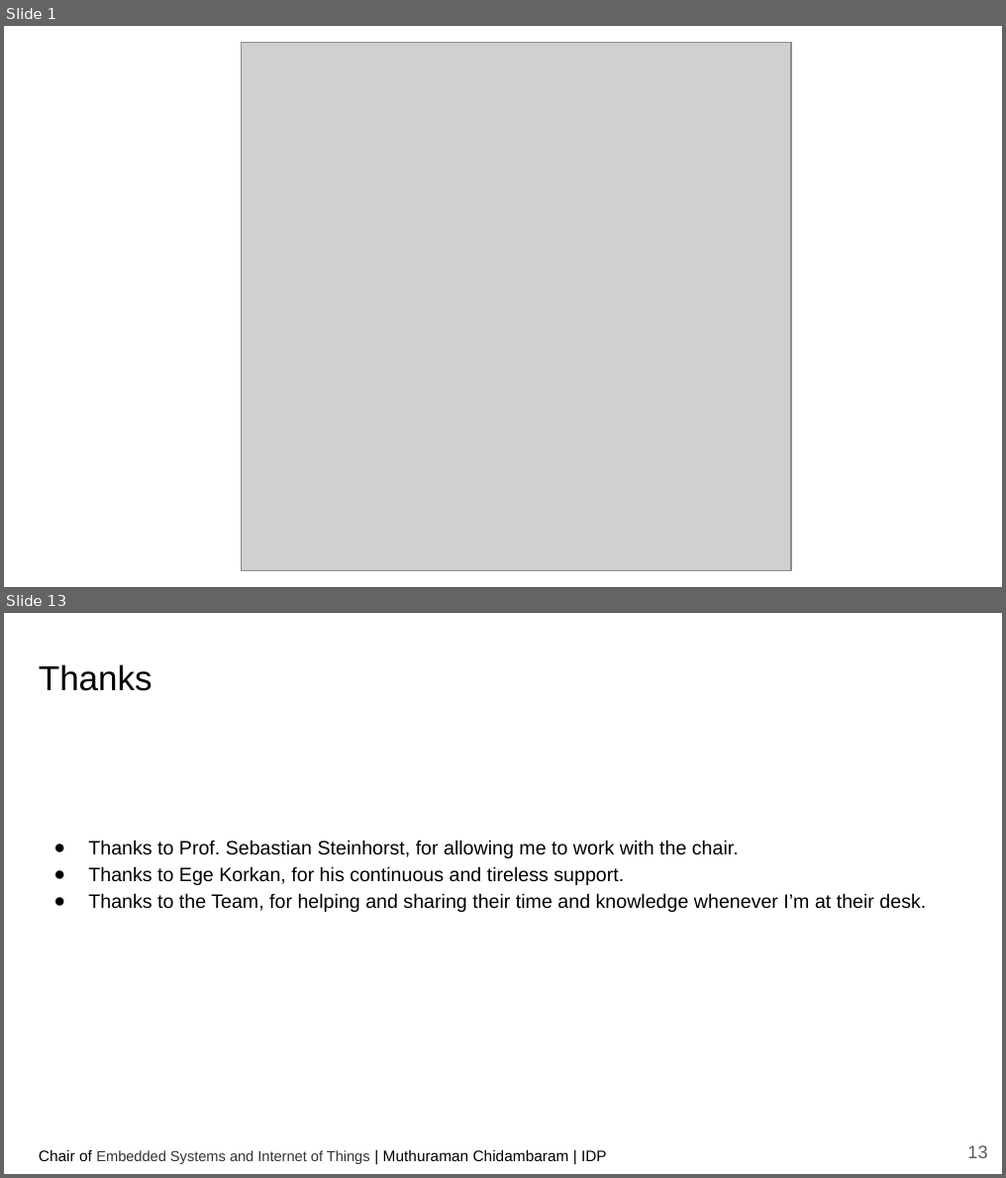
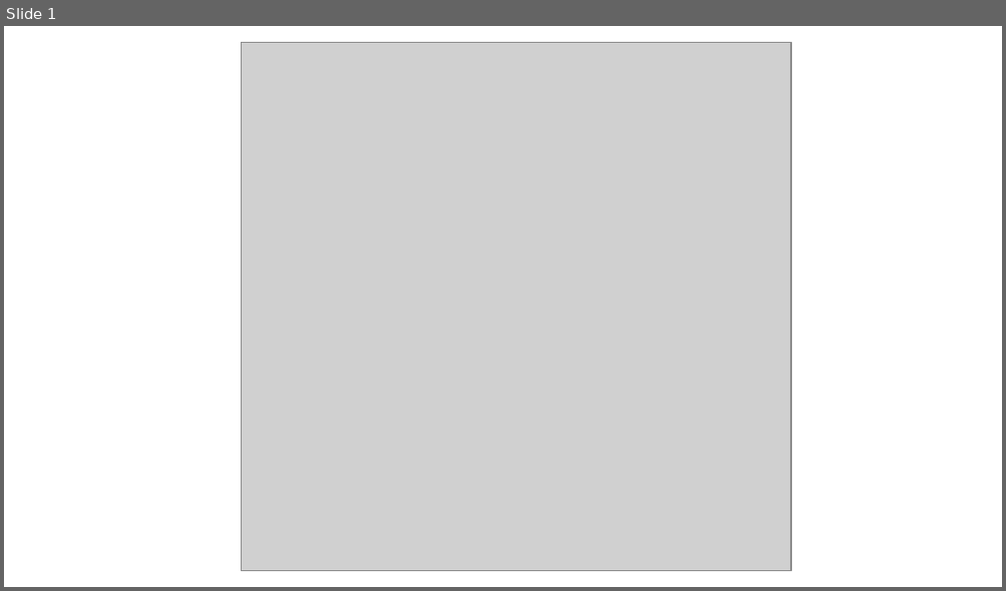
Before and after one commit to ctmuthu/wot-sys-ci, a slide deck: slides/IDP_WoT-CI.pptx. Shown one above the other, each under a label of ours: slides 1 and 13 before the commit, slide 1 after it; the slides between them are not shown. The pictures are 1006x1178 and 1006x591 pixels, drawn with LibreOffice and Linux fonts; fonts in the diff are those of the drawing; grey boxes stand for pictures. Boxes give left, top, right and bottom in pixels: in the first picture for what was removed or moved away, otherwise in the second. Text is boxed around its words. In the diff, an @@ line names an element or a change of style, - is before the commit and + after.

```diff
--- a/slides/IDP_WoT-CI.pptx
+++ b/slides/IDP_WoT-CI.pptx
@@ slide 13 removed at bbox=[4, 613, 1002, 1174], background #FFFFFF @@
@@ text removed at bbox=[39, 664, 152, 691] @@
-Thanks
@@ text removed at bbox=[88, 840, 926, 912] @@
-● Thanks to Prof. Sebastian Steinhorst, for allowing me to work with the chair.
-● Thanks to Ege Korkan, for his continuous and tireless support.
-● Thanks to the Team, for helping and sharing their time and knowledge whenever I’m at their desk.
@@ page number removed at bbox=[967, 1146, 987, 1158] @@
-13
@@ text removed at bbox=[39, 1151, 607, 1164] @@
-Chair of Embedded Systems and Internet of Things | Muthuraman Chidambaram | IDP
```
Also in this commit, not shown: 11 slides changed, 1 other file.
